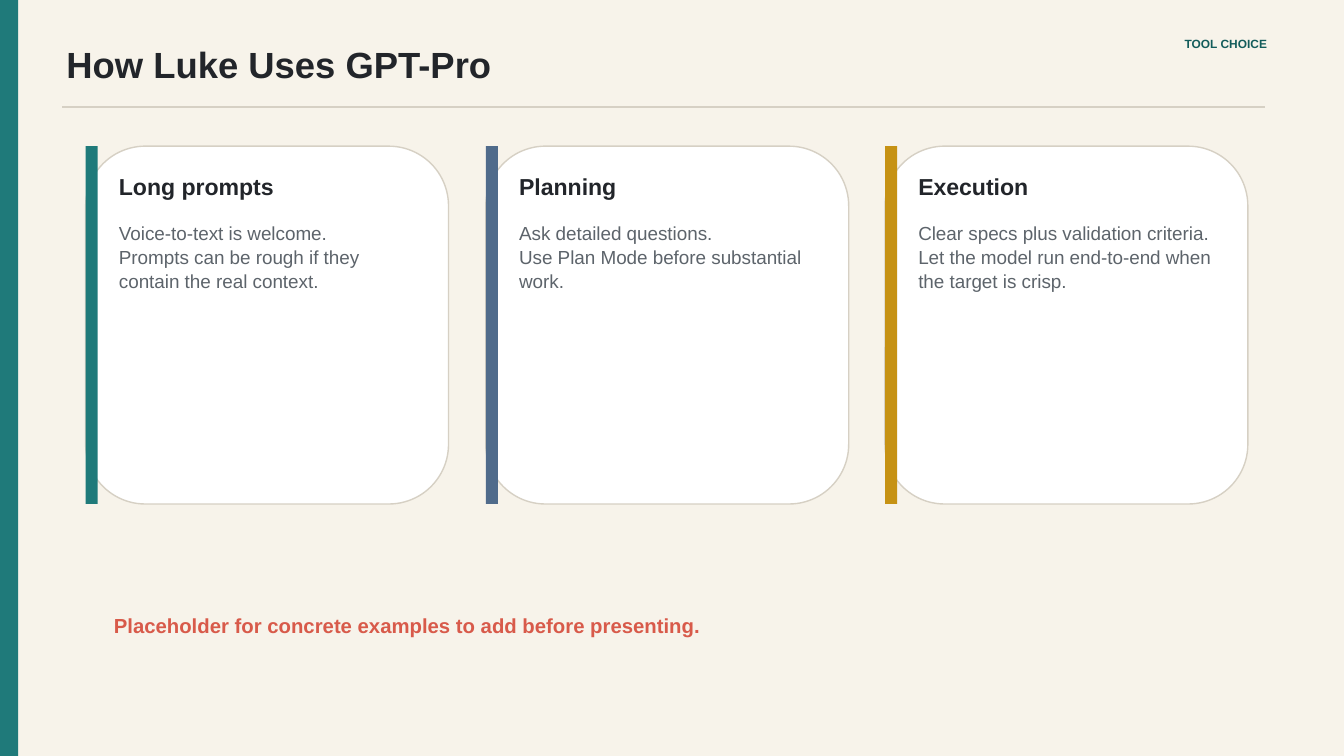
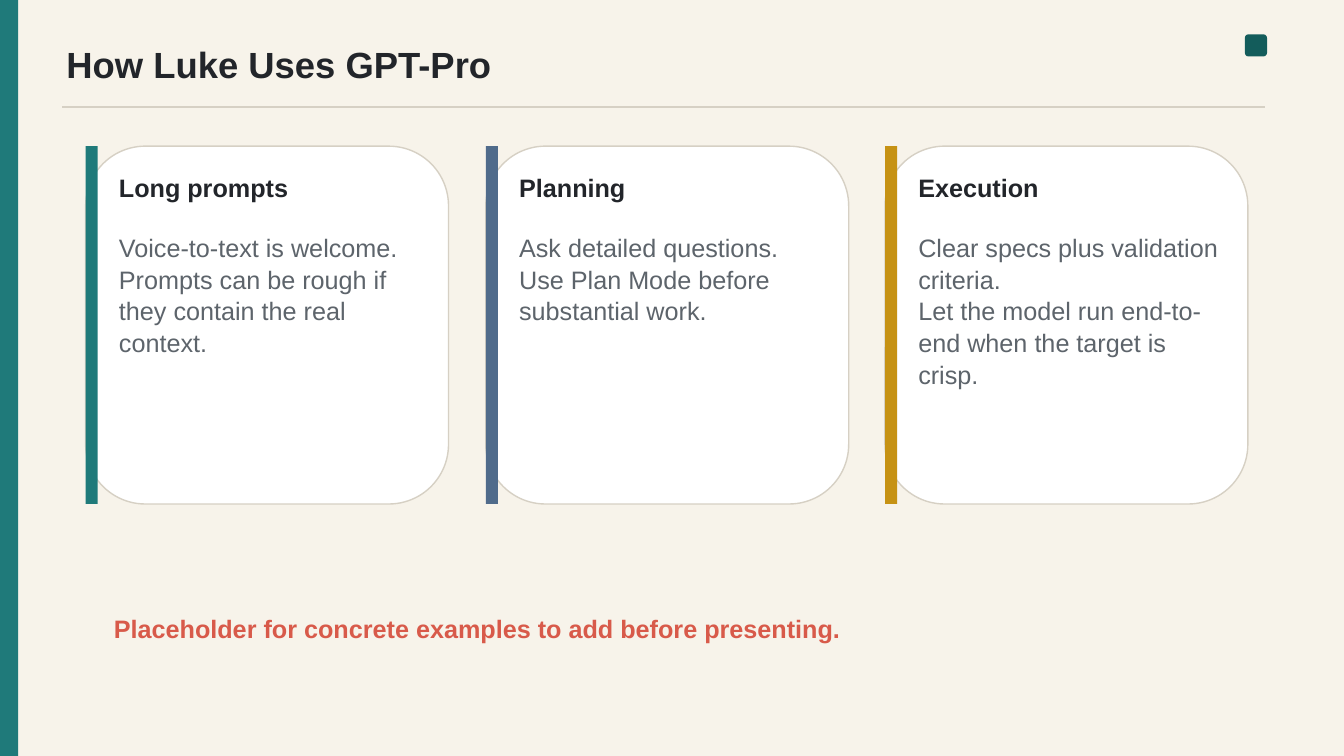
Before and after one commit to oclb/oconnorlab-agent-config, a slide deck: slide 17 of presentations/lab-agent-config-update/lab-agent-config-update.pptx (slide 16 before the commit). Drawn at 1344x756 pixels with LibreOffice and Linux fonts; fonts in the diff are those of the drawing. Boxes give left, top, right and bottom in pixels: in the first picture for what was removed or moved away, otherwise in the second. Text is boxed around its words. In the diff, an @@ line names an element or a change of style, - is before the commit and + after.

```diff
--- a/presentations/lab-agent-config-update/lab-agent-config-update.pptx
+++ b/presentations/lab-agent-config-update/lab-agent-config-update.pptx
@@ text removed at bbox=[1185, 39, 1267, 48] @@
-TOOL CHOICE
@@ rounded rectangle added at bbox=[1245, 34, 1267, 56], fill #135C5B @@
@@ size 16.5 to 18 pt in 3 elements at bbox=[119, 179, 288, 203], bbox=[519, 178, 625, 203], bbox=[918, 178, 1038, 198] @@
@@ text "Voice-to-text is welcome.": place and size @@
-text "Voice-to-text is welcome." at bbox=[119, 226, 360, 288]
+text "Voice-to-text is welcome." at bbox=[119, 238, 397, 352]
@@ text "Ask detailed questions.": place and size @@
-text "Ask detailed questions." at bbox=[519, 226, 801, 288]
+text "Ask detailed questions." at bbox=[519, 238, 778, 320]
@@ size 13.5 to 18 pt in 3 elements at bbox=[119, 238, 397, 352], bbox=[519, 238, 778, 320], bbox=[918, 238, 1217, 389] @@
@@ text "Clear specs plus validation criteria.": place and size @@
-text "Clear specs plus validation criteria." at bbox=[918, 226, 1211, 292]
+text "Clear specs plus validation criteria." at bbox=[918, 238, 1217, 389]
@@ text "Placeholder for concrete examples to ..." at bbox=[114, 619, 840, 643]: size 14.5 to 18 pt @@
```
Also in this commit, not shown: 28 other slides changed, 1 slide added, 22 other files.
